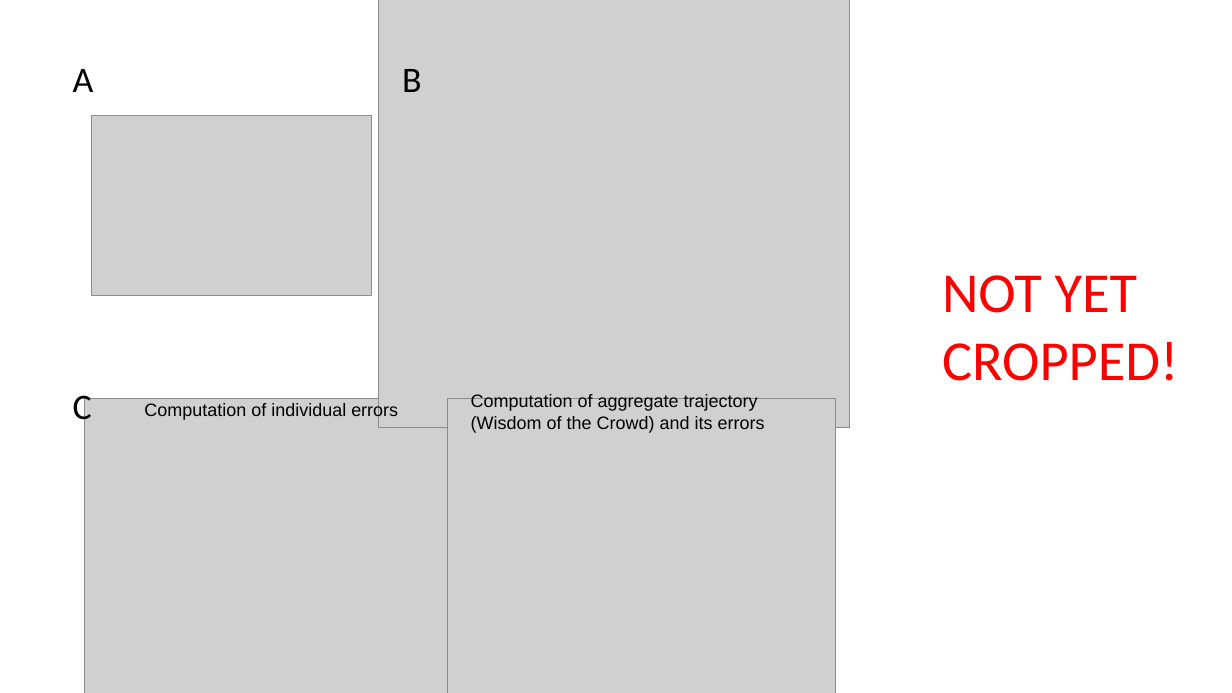
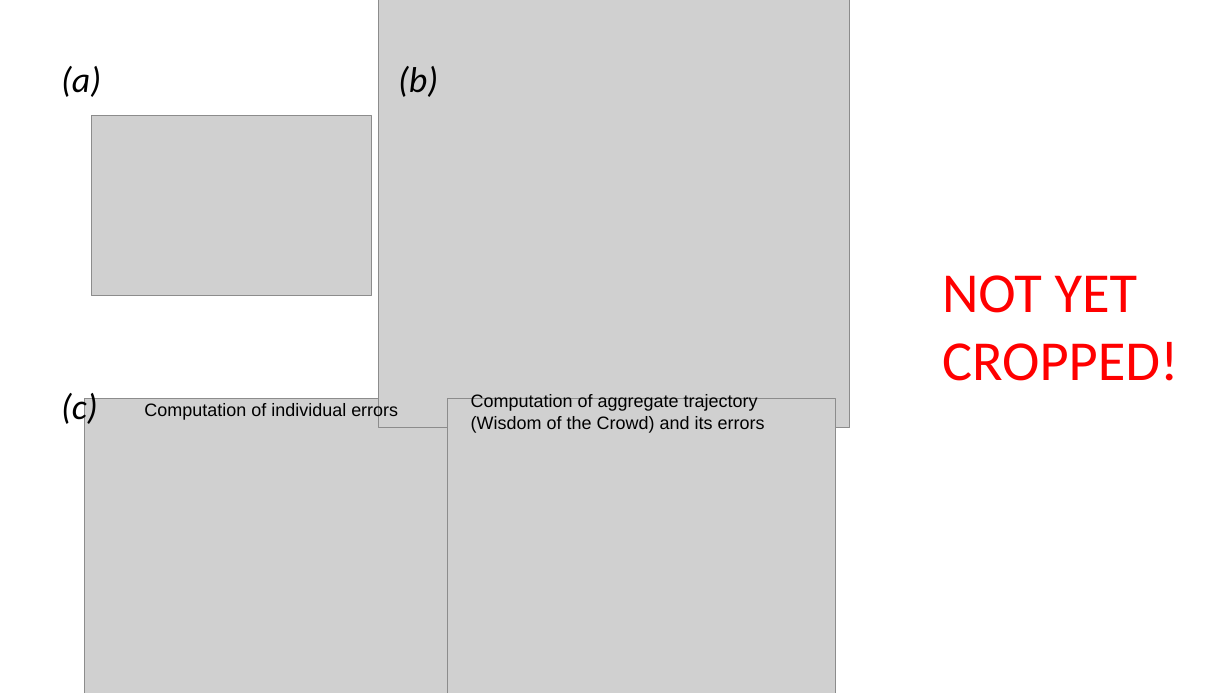
Before and after one commit to gabrielmadirolas/motorwoc, a slide deck: slide 1 of figures and table/Fig01/motorwoc_Fig01.pptx. Drawn at 1232x693 pixels with LibreOffice and Linux fonts; fonts in the diff are those of the drawing; grey boxes stand for pictures. Boxes give left, top, right and bottom in pixels: in the first picture for what was removed or moved away, otherwise in the second. Text is boxed around its words. In the diff, an @@ line names an element or a change of style, - is before the commit and + after.

```diff
--- a/figures and table/Fig01/motorwoc_Fig01.pptx
+++ b/figures and table/Fig01/motorwoc_Fig01.pptx
@@ text at (61,66,101,97): text changed; italic on @@
-A
+(a)
@@ text at (398,66,438,97): text changed; italic on @@
-B
+(b)
@@ text at (61,393,98,428): text changed; italic on @@
-C
+(c)
```
Also in this commit, not shown: 1 other slide changed, 1 slide added, 17 other files.
